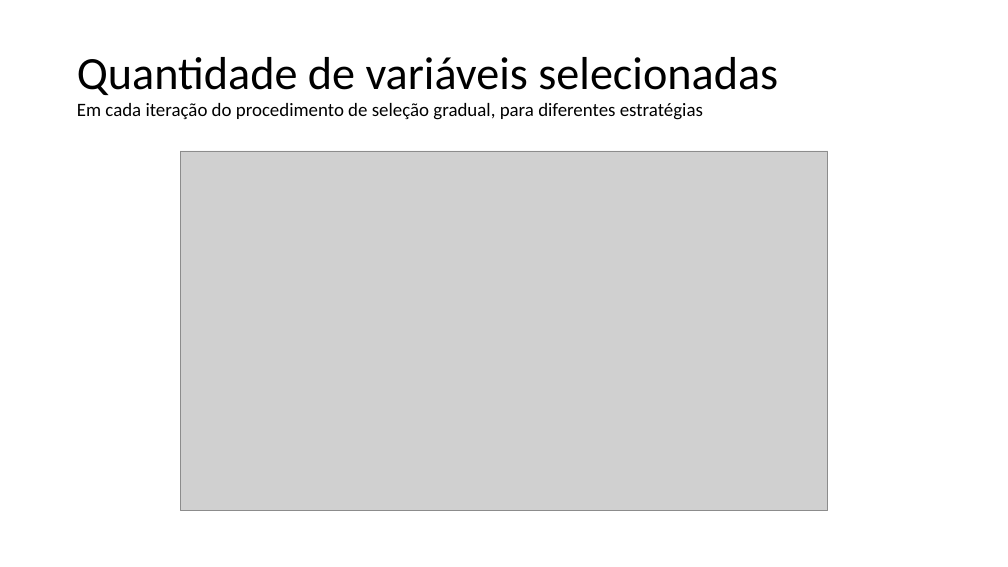
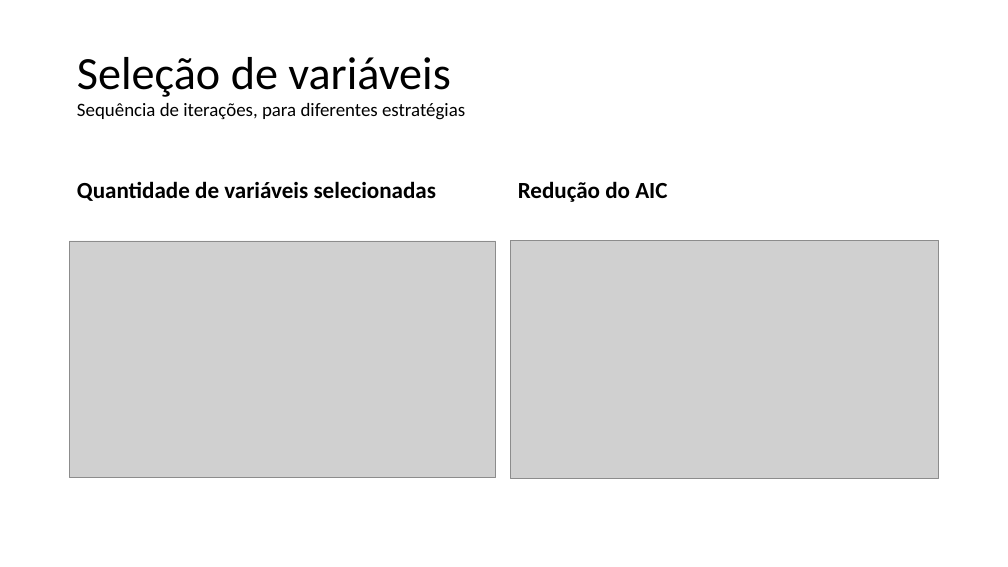
Before and after one commit to franzmonteiro/new_telco_churn, a slide deck: slide 17 of apresentacao.pptx (slide 11 before the commit). Drawn at 1008x567 pixels with LibreOffice and Linux fonts; fonts in the diff are those of the drawing; grey boxes stand for pictures; background and template pictures are left out. Boxes give left, top, right and bottom in pixels: in the first picture for what was removed or moved away, otherwise in the second. Text is boxed around its words. In the diff, an @@ line names an element or a change of style, - is before the commit and + after.

```diff
--- a/apresentacao.pptx
+++ b/apresentacao.pptx
@@ title at (77, 57, 465, 120): text changed @@
-Quantidade de variáveis selecionadas
-Em cada iteração do procedimento de seleção gradual, para diferentes estratégias
+Seleção de variáveis
+Sequência de iterações, para diferentes estratégias
@@ text added at (77, 181, 436, 201), 22 pt, text #000000, bold @@
+Quantidade de variáveis selecionadas
@@ text added at (518, 181, 667, 202), 22 pt, text #000000, bold @@
+Redução do AIC
@@ picture: place and size @@
-picture at (180, 151, 828, 511)
+picture at (70, 241, 496, 478)
@@ picture added at (510, 240, 939, 479) @@
```
Also in this commit, not shown: 8 other slides changed, 11 slides added, 8 slides removed.
